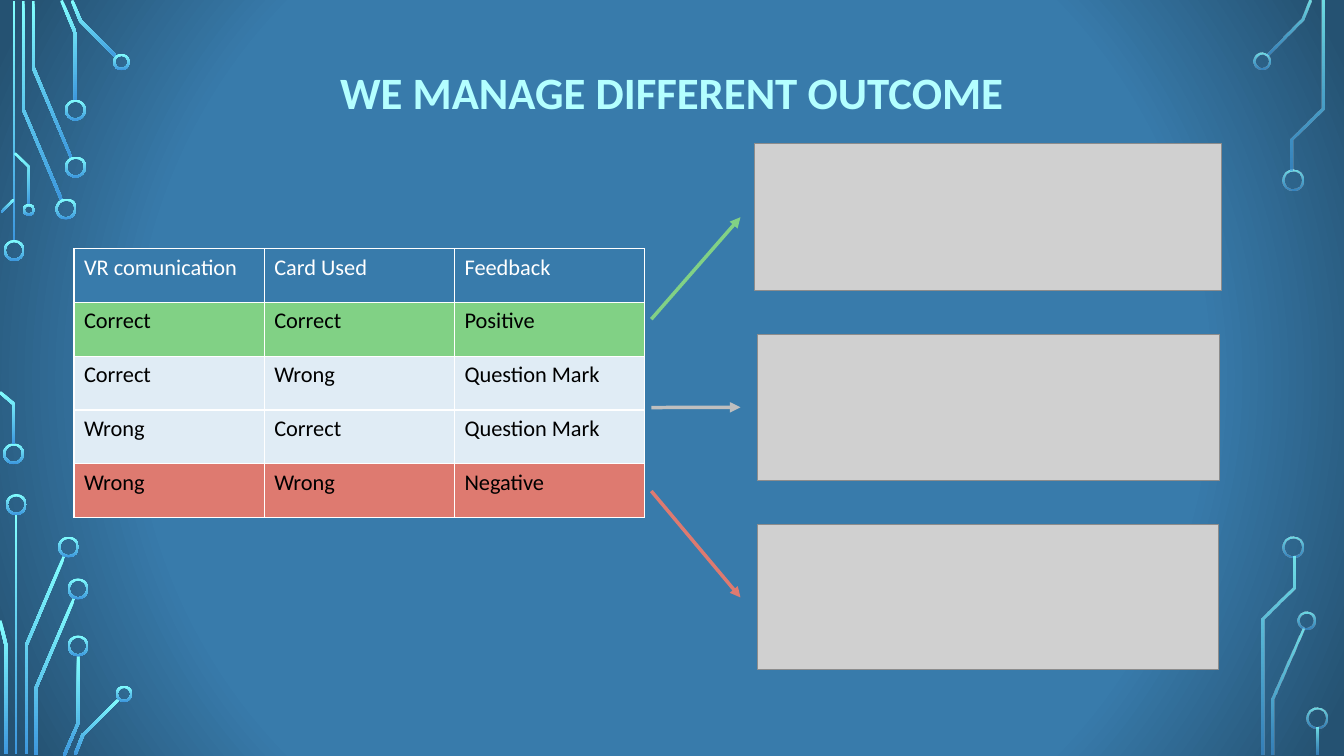
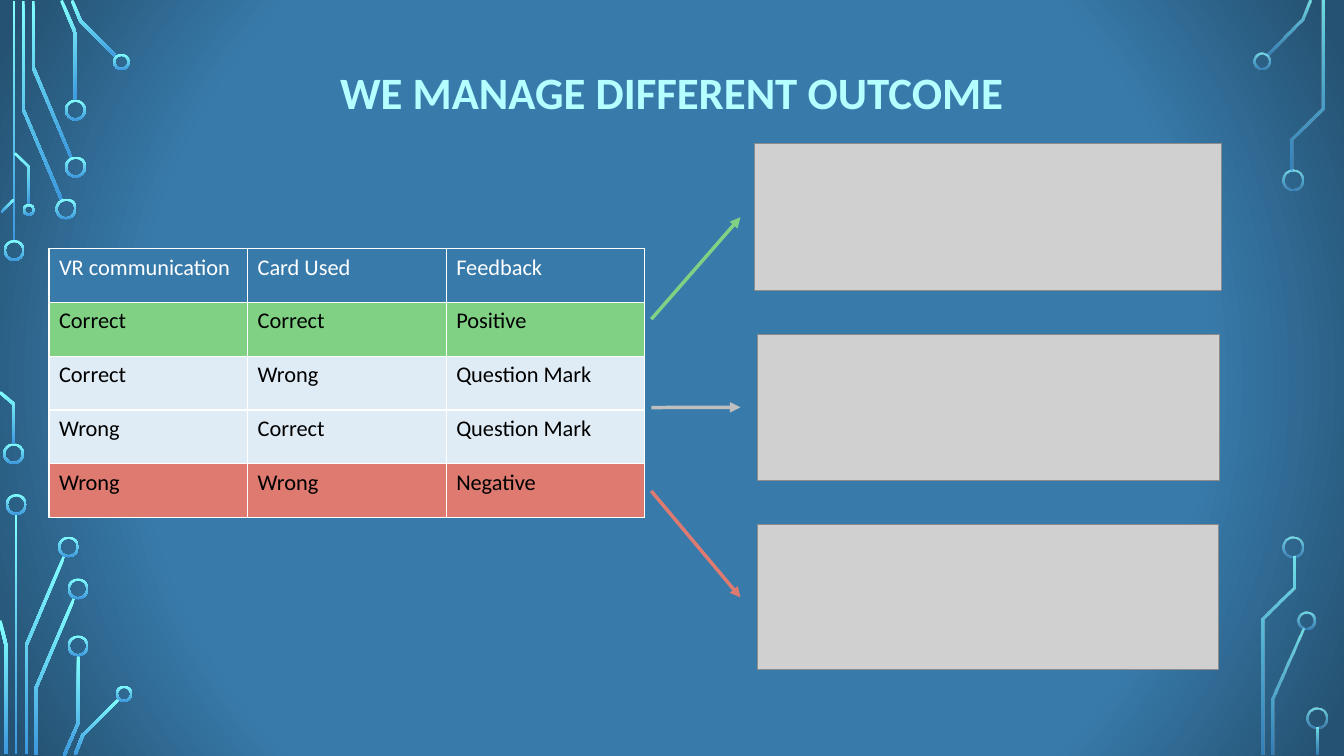
Before and after one commit to Ciuse/TamaDolphin, a slide deck: slide 4 of 13_TANGIBLEVR_2018_19_PITCH.pptx. Drawn at 1344x756 pixels with LibreOffice and Linux fonts; fonts in the diff are those of the drawing; grey boxes stand for pictures; background and template pictures are left out. Boxes give left, top, right and bottom in pixels: in the first picture for what was removed or moved away, otherwise in the second. Text is boxed around its words. In the diff, an @@ line names an element or a change of style, - is before the commit and + after.

```diff
--- a/13_TANGIBLEVR_2018_19_PITCH.pptx
+++ b/13_TANGIBLEVR_2018_19_PITCH.pptx
@@ table at (49,249,645,518) @@
-row 1, column 1: VR comunication
+row 1, column 1: VR communication
@@ table: place and size @@
-table at (74,249,645,518)
+table at (49,249,645,518)
```
Also in this commit, not shown: 31 other files.
